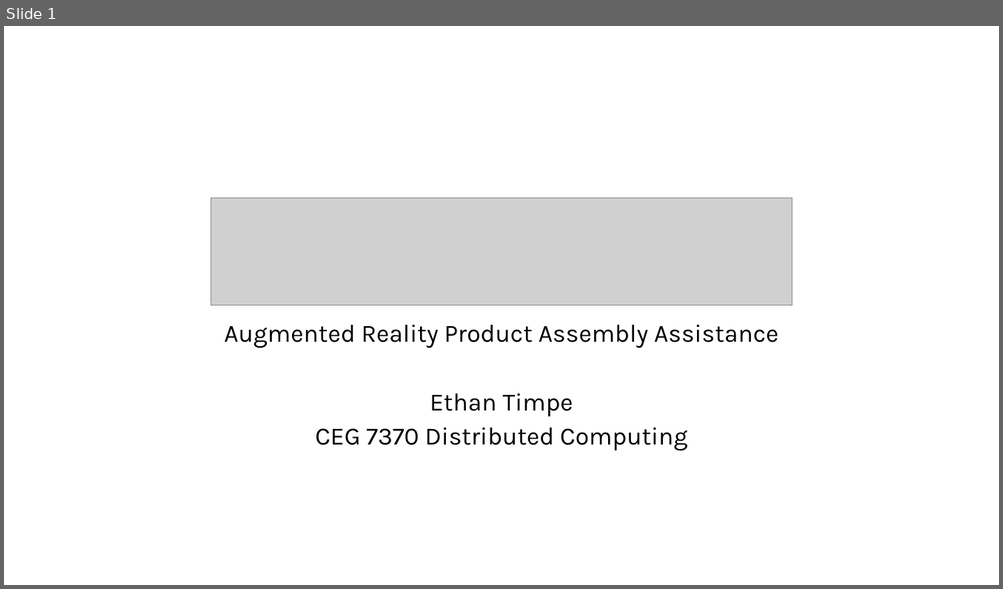
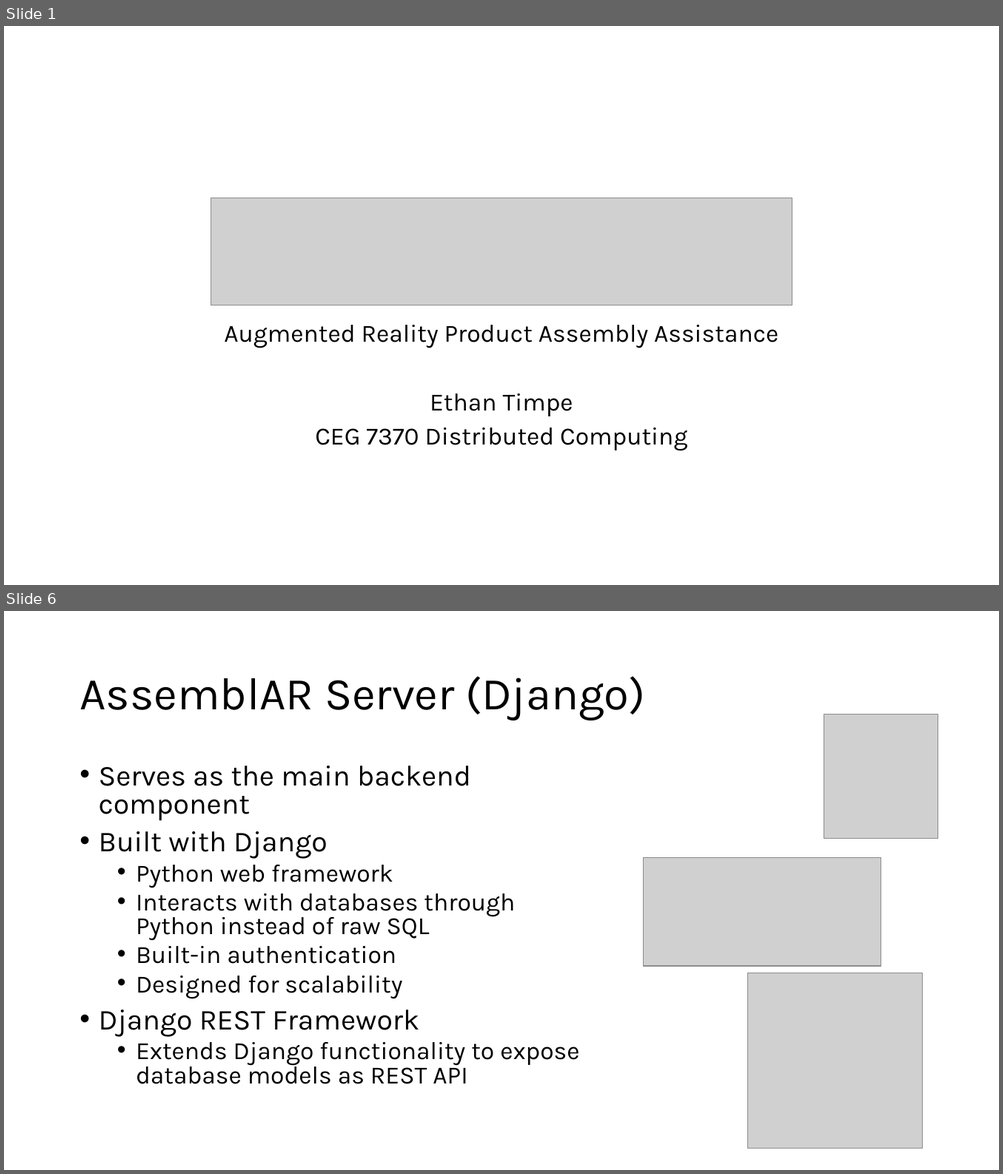
Before and after one commit to ethantimpe/AssemblAR, a slide deck: docs/slides/AssemblAR-Design.pptx. Shown one above the other, each under a label of ours: slide 1 before the commit, slides 1 and 6 after it; the slides between them are not shown. The pictures are 1003x589 and 1003x1174 pixels, drawn with LibreOffice and Linux fonts; fonts in the diff are those of the drawing; grey boxes stand for pictures. Boxes give left, top, right and bottom in pixels: in the first picture for what was removed or moved away, otherwise in the second. Text is boxed around its words. In the diff, an @@ line names an element or a change of style, - is before the commit and + after.

```diff
--- a/docs/slides/AssemblAR-Design.pptx
+++ b/docs/slides/AssemblAR-Design.pptx
@@ slide 6 added at box(4, 611, 999, 1170), background #FFFFFF @@
@@ title added at box(79, 676, 645, 721), 44 pt, text #000000 @@
+AssemblAR Server (Django)
@@ picture added at box(824, 714, 937, 839) @@
@@ text added at box(99, 766, 579, 1085), 24 pt, text #000000 @@
+• Serves as the main backend component
+• Built with Django
+  • Python web framework
+  • Interacts with databases through Python instead of raw SQL
+  • Built-in authentication
+  • Designed for scalability
+• Django REST Framework
+  • Extends Django functionality to expose database models as REST API
@@ picture added at box(643, 858, 881, 966) @@
@@ picture added at box(747, 974, 922, 1148) @@
```
Also in this commit, not shown: 1 slide changed, 7 other slides added.
